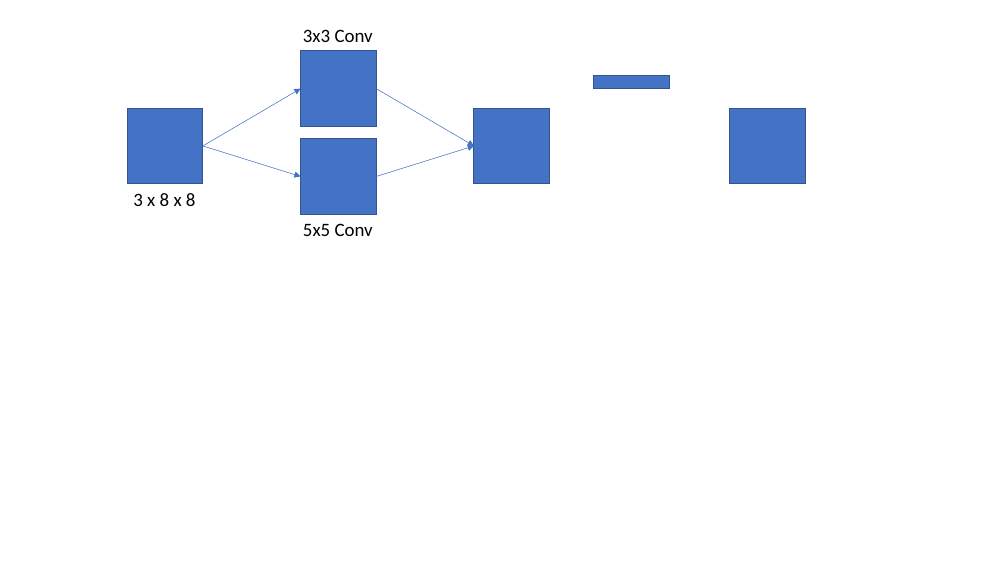
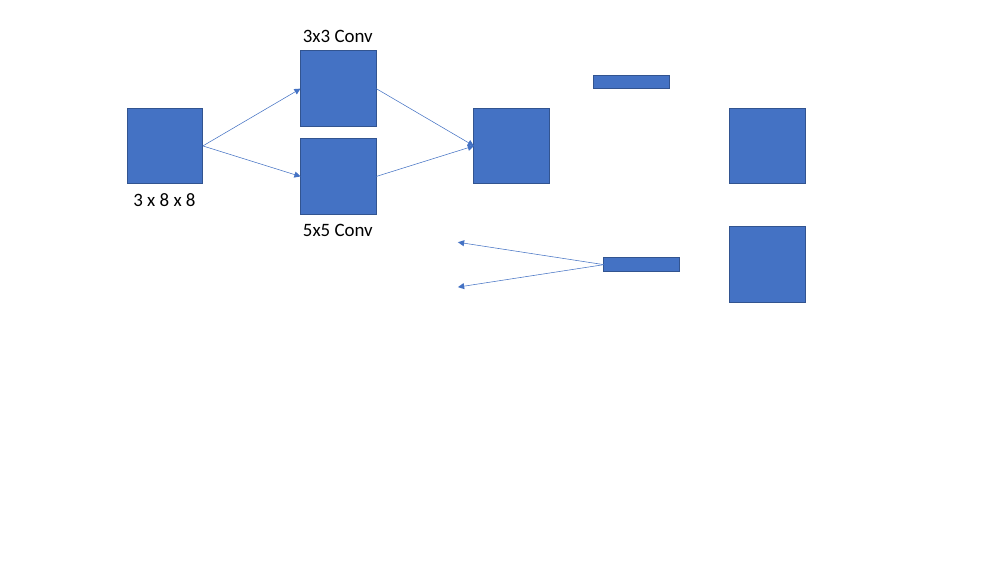
Before and after one commit to KarryRen/Karry-Studies-AI, a slide deck: slide 1 of Cases/JS-Real-Time-Market-Data-Forecasting/Doc/Images.pptx. Drawn at 1008x567 pixels with LibreOffice and Linux fonts; fonts in the diff are those of the drawing. Boxes give left, top, right and bottom in pixels: in the first picture for what was removed or moved away, otherwise in the second. Text is boxed around its words. In the diff, an @@ line names an element or a change of style, - is before the commit and + after.

```diff
--- a/Cases/JS-Real-Time-Market-Data-Forecasting/Doc/Images.pptx
+++ b/Cases/JS-Real-Time-Market-Data-Forecasting/Doc/Images.pptx
@@ rectangle added at (x1=730, y1=227, x2=805, y2=302), fill #4472C4, outline #325491 1 pt @@
@@ arrow added from (604, 265) to (458, 242), #4472C4 0.5 pt @@
@@ arrow added from (604, 265) to (458, 287), #4472C4 0.5 pt @@
@@ rectangle added at (x1=604, y1=258, x2=680, y2=271), fill #4472C4, outline #325491 1 pt @@
```
Also in this commit, not shown: 2 other files.
